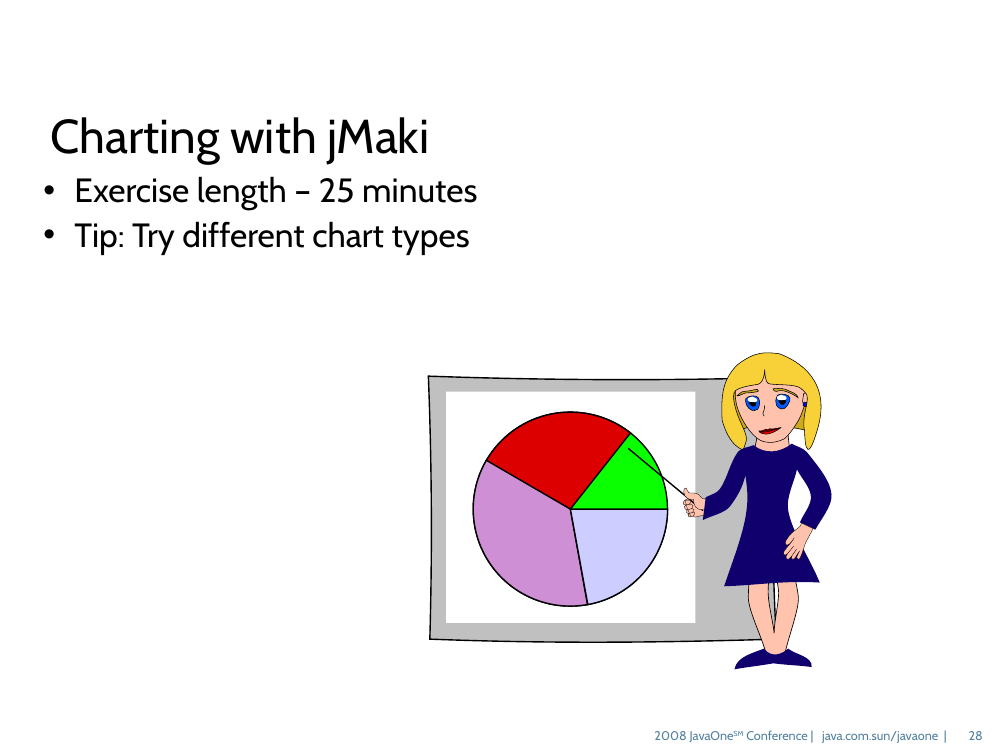
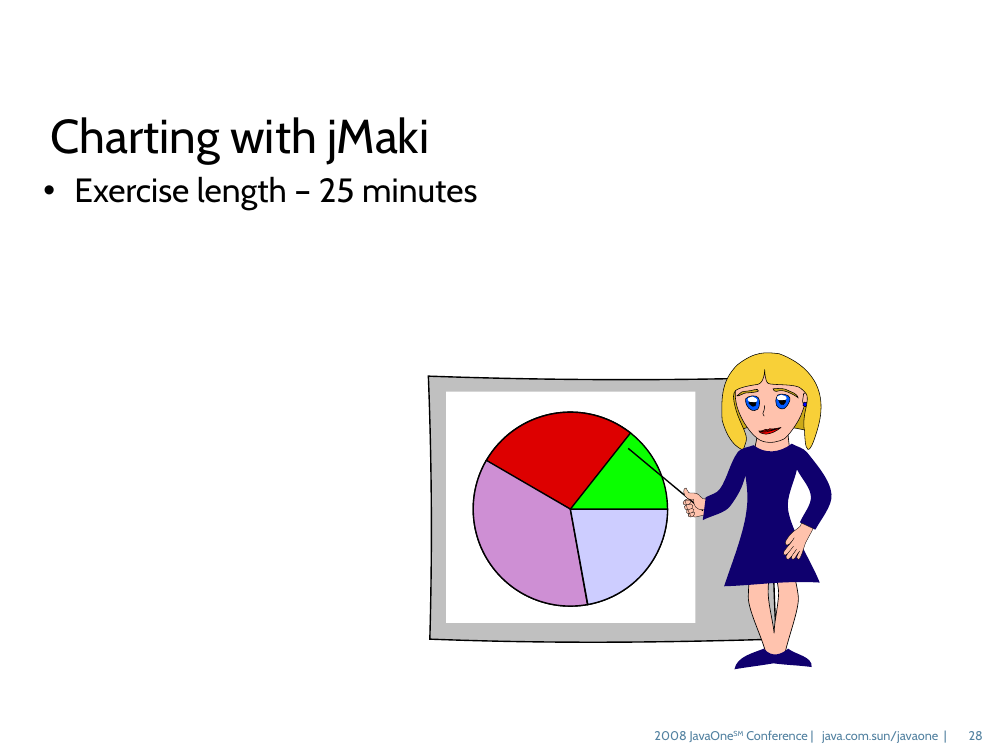
Before and after one commit to javaee/glassfish, a slide deck: slide 28 of v3/admingui/j1plugin/gfplugin/4520_gfplugin.odp. Drawn at 1008x756 pixels with LibreOffice and Linux fonts; fonts in the diff are those of the drawing; background and template pictures are left out. Boxes give left, top, right and bottom in pixels: in the first picture for what was removed or moved away, otherwise in the second. Text is boxed around its words. In the diff, an @@ line names an element or a change of style, - is before the commit and + after.

```diff
--- a/v3/admingui/j1plugin/gfplugin/4520_gfplugin.odp
+++ b/v3/admingui/j1plugin/gfplugin/4520_gfplugin.odp
@@ text at (x1=74, y1=221, x2=470, y2=255): paragraph removed @@
-• Tip: Try different chart types
```
Also in this commit, not shown: 4 other slides changed, 1 other file.
